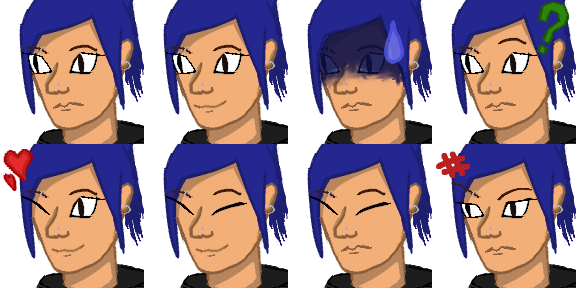
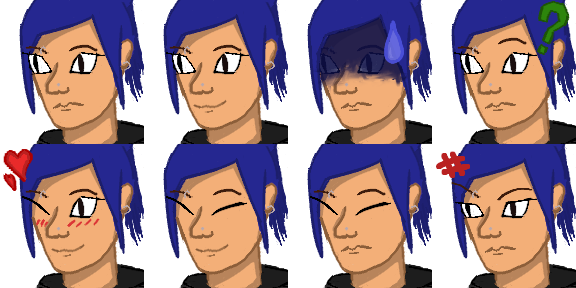
Two versions of the same layered image (576 × 288). Layer-by-layer changes:
added layer "outline\" in group "flirty" over [36, 218, 100, 228]
